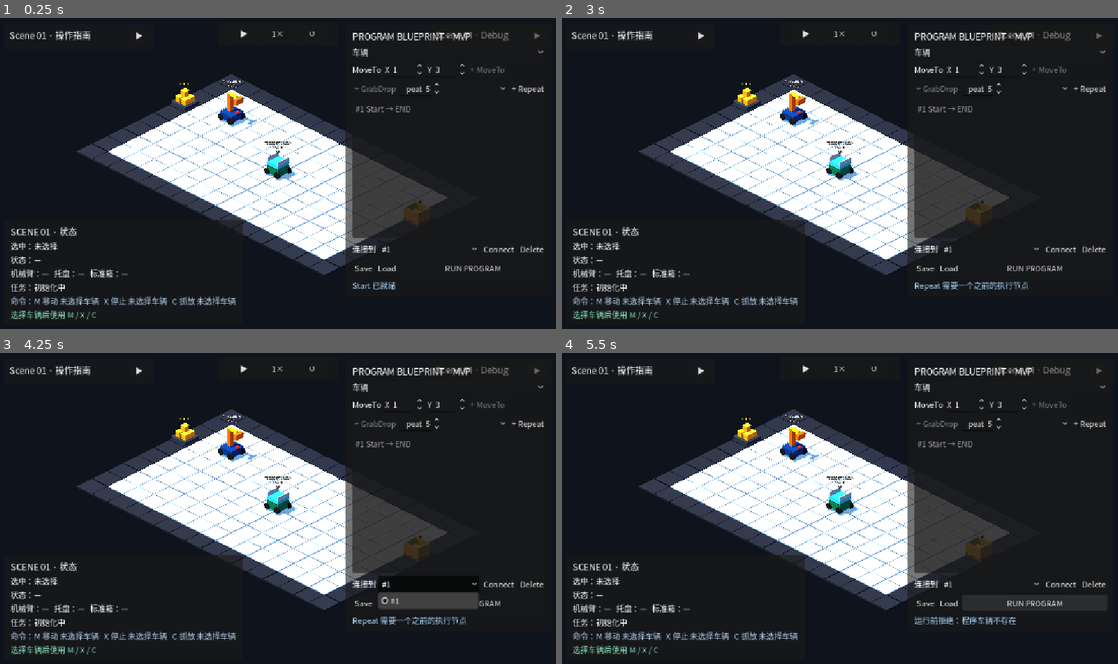
Above: before the commit, frames 1-4 (two rows, left to right).
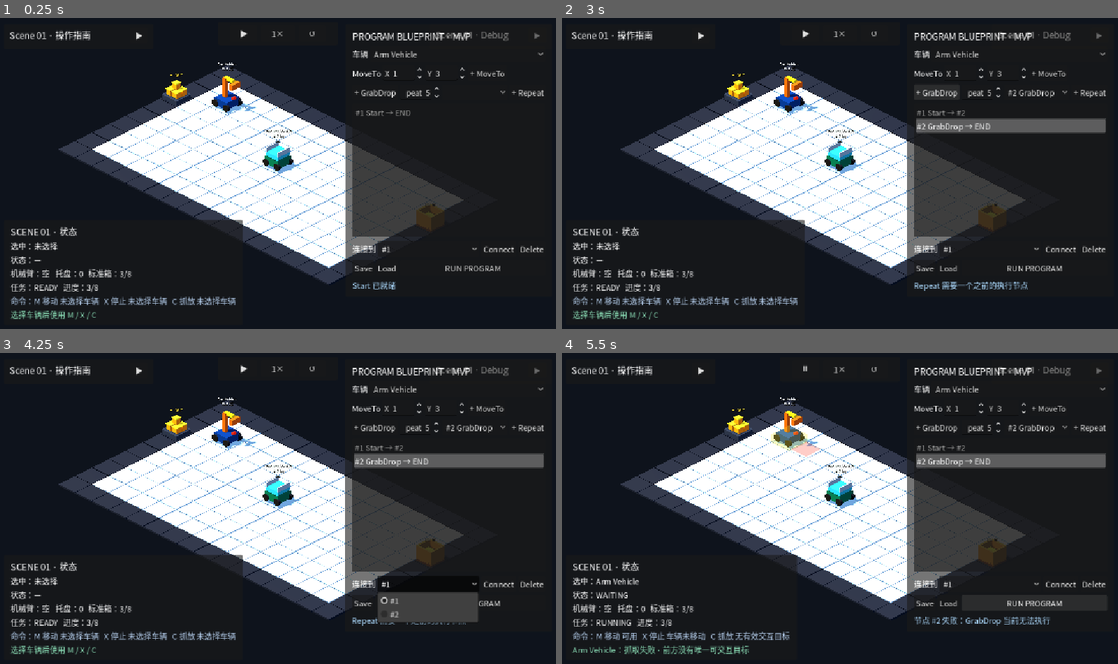
Above: after the commit, the same moments.

Repository: Ri0n72Y/automata
Game: Godot game, scene res://scenes/scene_01/scene_01_basic_packing.tscn
Two runs of this game, one before a commit and one after it. Both use one fixed random seed, a clock stepped at 60 frames per second and the inputs below.
Inputs (mouse positions are in pixels of both pictures, inside the frame that each line leads up to; where the layout moved, square brackets give the same spot in the first picture):
- Up to frame 1 (0.25 s): no input
- Up to frame 2 (3 s): click (1017, 55) [1017, 52] at 0.5 s; click (1051, 73) at 1.25 s, where only the run after the commit has a clickable "+ MoveTo"; click "+ Repeat" at 2 s; click (934, 92) at 2.75 s, where only the run after the commit has a clickable "+ GrabDrop"
- Up to frame 3 (4.25 s): click "#1" at 3.5 s
- Up to frame 4 (5.5 s): click (1034, 427) [1034, 424] at 4.25 s; click "RUN PROGRAM" at 5 s

The runs differ from the first frame. In frame 1, 10% of the frame differs, in the area x 6-98%, y 9-88%; in frame 2, 13%; in frame 3, 13%; in frame 4, 14%, in the area x 1-98%, y 3-98%.
Error before the commit: Parse Error: The member "VehicleRuntimeStateScript" already exists in parent class VehicleMoveController. (res://scripts/scene_01/scene_01_lifecycle_vehicle_mo…

Commit message:
[codex]fix(scene-01): 复用继承的车辆运行状态类型

Diff:
--- a/scripts/scene_01/scene_01_lifecycle_vehicle_move_controller.gd
+++ b/scripts/scene_01/scene_01_lifecycle_vehicle_move_controller.gd
@@ -1,7 +1,5 @@
 class_name Scene01LifecycleVehicleMoveController
 extends "res://scripts/input/vehicle_move_controller.gd"
-
-const VehicleRuntimeStateScript := preload("res://scripts/vehicles/vehicle_runtime_state.gd")
 
 
 func _physics_process(delta: float) -> void:
